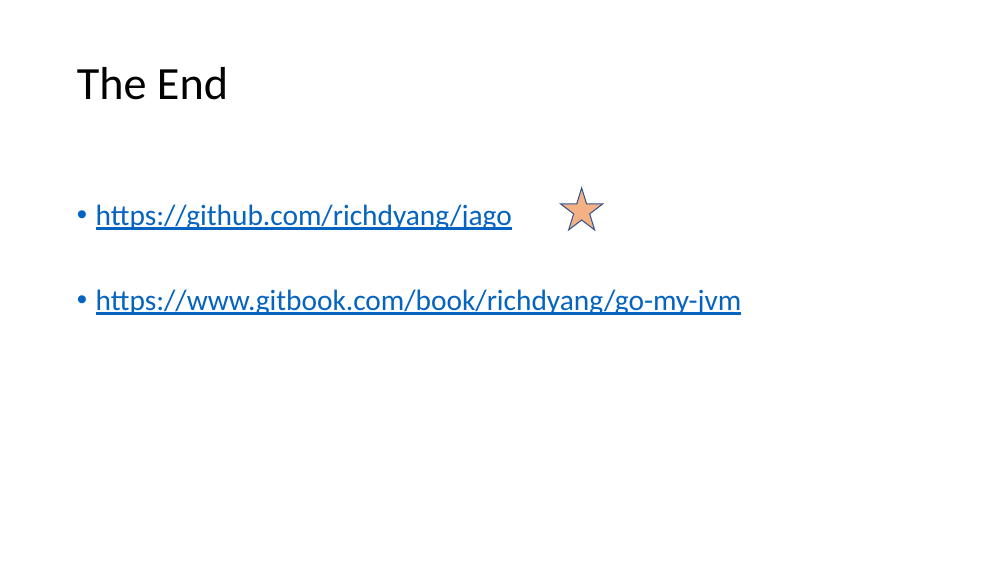
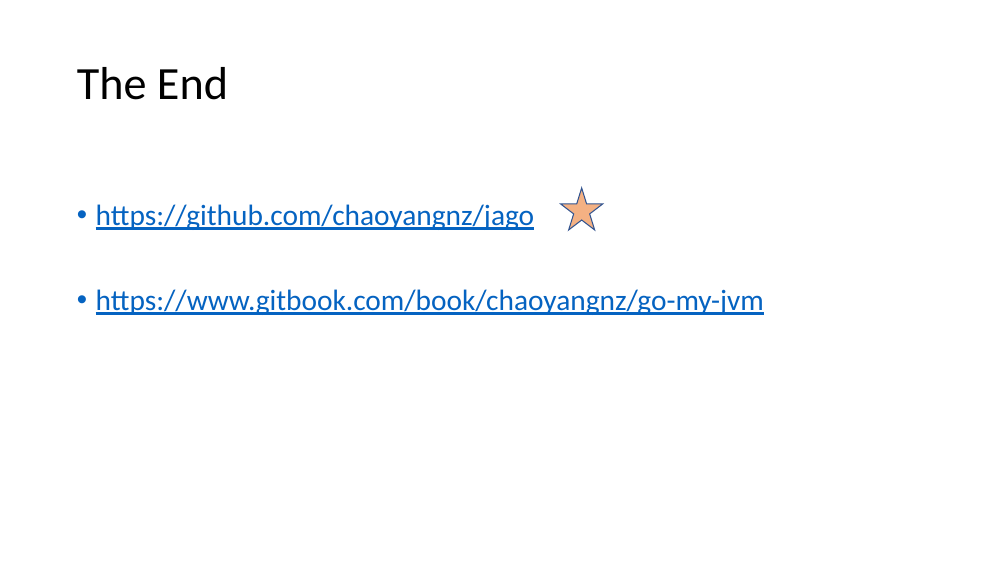
Before and after one commit to chaoyangnz/gava, a slide deck: slide 11 of jago.pptx. Drawn at 1008x567 pixels with LibreOffice and Linux fonts; fonts in the diff are those of the drawing. Boxes give left, top, right and bottom in pixels: in the first picture for what was removed or moved away, otherwise in the second. Text is boxed around its words. In the diff, an @@ line names an element or a change of style, - is before the commit and + after.

```diff
--- a/jago.pptx
+++ b/jago.pptx
@@ text at [96,204,764,315]: text changed @@
-• https://github.com/richdyang/jago
-• https://www.gitbook.com/book/richdyang/go-my-jvm
+• https://github.com/chaoyangnz/jago
+• https://www.gitbook.com/book/chaoyangnz/go-my-jvm
```
Also in this commit, not shown: 1 other slide changed.
